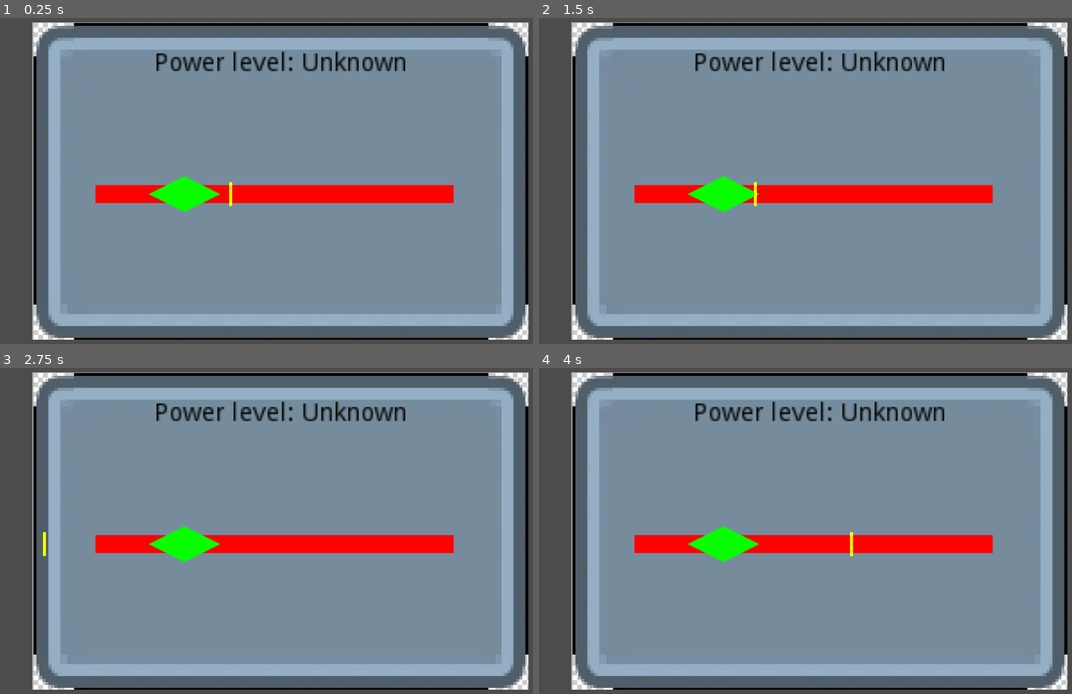
Above: before the commit, frames 1-4 (two rows, left to right).
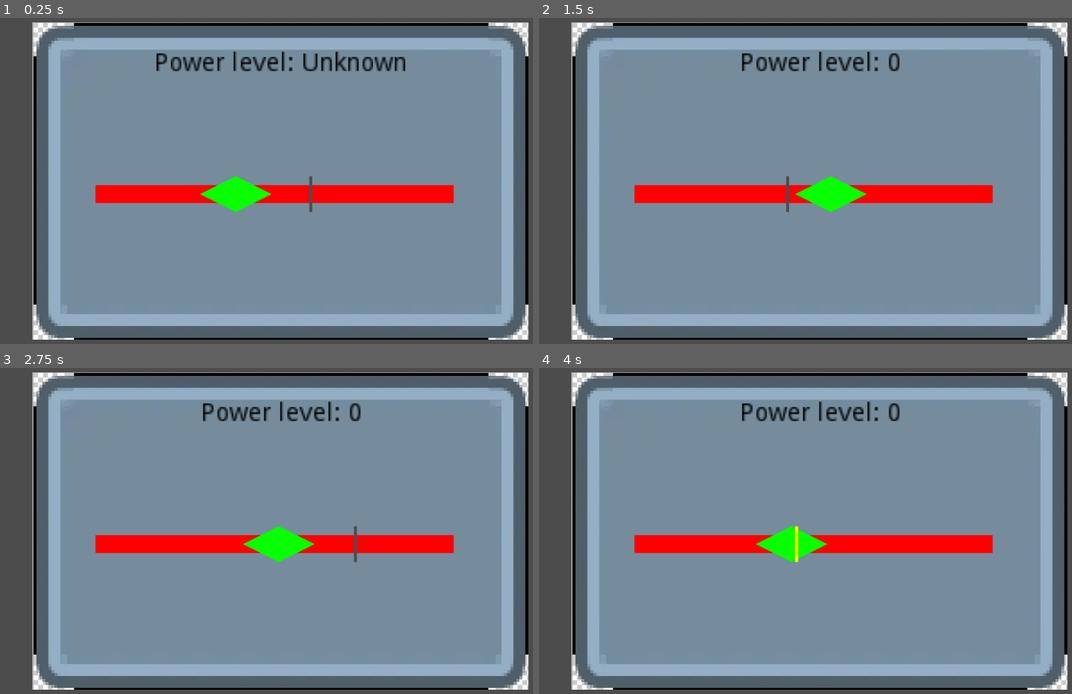
Above: after the commit, the same moments.

Repository: feyrkh/game-jam
Game: Godot game, scene res://props/powerStation/PowerStationControlPanel.tscn
The game is run twice, just before and just after one commit, with the same random seed, the same clock (stepped at 60 frames per second) and the same inputs. This scene is started directly instead of the project's main scene.
Inputs:
- Up to frame 1 (0.25 s): no input
- Up to frame 2 (1.5 s): tap Enter (ui_accept) at 0.5, 1.35 s; hold Right (ui_right) 0.53-1.28 s; hold Enter (ui_accept) 0.53-1.28 s; hold Down (ui_down) from 1.28 s (still down)
- Up to frame 3 (2.75 s): tap Enter (ui_accept) at 1.52, 1.82 s; release Down (ui_down) at 2.03 s; hold Right (ui_right) from 2.03 s (still down); hold Enter (ui_accept) from 2.03 s (still down)
- Up to frame 4 (4 s): release Right (ui_right) at 2.78 s; release Enter (ui_accept) at 2.78 s; hold Up (ui_up) 2.78-3.53 s; tap Enter (ui_accept) at 2.85, 3.02, 3.32 s; hold Left (ui_left) from 3.53 s (still down); hold Enter (ui_accept) from 3.53 s (still down)

The runs differ from the first frame. In frame 1, 1.5% of the frame differs, in the area x 27-59%, y 48-60%; in frame 2, 3.0%; in frame 3, 3.0%, in the area x 8-77%, y 10-60%; in frame 4, 3.0%.

Commit message:
Connected minigame to control panel power level, added difficulty params

Diff:
--- a/01_space_horror/project.godot
+++ b/01_space_horror/project.godot
@@ -9,6 +9,11 @@
 config_version=4
 
 _global_script_classes=[ {
+"base": "Node",
+"class": "BaseMinigame",
+"language": "GDScript",
+"path": "res://props/powerStation/minigame/BaseMinigame.gd"
+}, {
 "base": "Node2D",
 "class": "Interactable",
 "language": "GDScript",
@@ -25,6 +30,7 @@
 "path": "res://props/powerStation/PowerStationControlPanel.gd"
 } ]
 _global_script_class_icons={
+"BaseMinigame": "",
 "Interactable": "",
 "MixedModeCamera": "",
 "PowerStationControlPanel": ""
--- a/01_space_horror/props/powerStation/PowerStation.gd
+++ b/01_space_horror/props/powerStation/PowerStation.gd
@@ -2,6 +2,7 @@
 
 export(int) var powerLevel = 0 setget setPowerLevel
 const ControlPanelScene = preload("res://props/powerStation/PowerStationControlPanel.tscn")
+
 
 func setPowerLevel(var amt):
 	powerLevel = max(0, min(4, amt));
@@ -14,24 +15,19 @@
 			powerLevel = 0
 			$AnimatedSprite.play("noPower")
 
-func powerUp(controlPanel:PowerStationControlPanel):
-	setPowerLevel(powerLevel + 1)
-	controlPanel.setPowerLevel(powerLevel)
-
-
 func interact():
 	.interact()
 	disableUserInput()
 	var popup:PowerStationControlPanel = ControlPanelScene.instance()
 	popup.setPowerLevel(powerLevel)
 	popup.connect("controlPanelClosed", self, "restoreUserInput")
-	popup.connect("powerUp", self, "powerUp")
 	get_tree().get_nodes_in_group("ui_layer")[0].add_child(popup)
 
 func disableUserInput():
 	for player in get_tree().get_nodes_in_group("player"):
 		if player.has_method("disableInput"): player.disableInput()
 
-func restoreUserInput():
+func restoreUserInput(powerLevel):
+	setPowerLevel(powerLevel)
 	for player in get_tree().get_nodes_in_group("player"):
 		if player.has_method("enableInput"): player.enableInput()
--- a/01_space_horror/props/powerStation/PowerStationControlPanel.gd
+++ b/01_space_horror/props/powerStation/PowerStationControlPanel.gd
@@ -2,26 +2,41 @@
 
 class_name PowerStationControlPanel
 
-signal powerUp
 signal controlPanelOpened
 signal controlPanelClosed
 
-var powerLevel
+export var powerLevel = 0
+export var failureShakeSecondsPerPowerLevel = 0.3
+
+var shaking=0.0
 
 func _ready():
 	emit_signal("controlPanelOpened")
 	set_process_input(true)
 
+func _process(delta):
+	if shaking<=0: return
+	position.x = rand_range(-30, 30)
+	position.y = rand_range(-30, 30)
+	shaking -= delta
+	if shaking <= 0:
+		position.x = 0
+		position.y = 0
+
 func _unhandled_key_input(event):
-	if event.is_action_pressed("ui_accept"):
-		emit_signal("powerUp", self)
-		get_tree().set_input_as_handled()
-	elif event.is_action_pressed("ui_cancel"):
+	if event.is_action_pressed("ui_cancel"):
 		self.queue_free()
-		emit_signal("controlPanelClosed")
+		emit_signal("controlPanelClosed", powerLevel)
 		get_tree().set_input_as_handled()
 
 func setPowerLevel(newPowerLevel):
 	powerLevel = newPowerLevel
 	var powerLabel:Label = find_node("PowerLabel")
 	powerLabel.text = "Power level: "+str(newPowerLevel)
+
+func powerUp():
+	setPowerLevel(min(3, powerLevel+1))
+
+func powerDown():
+	setPowerLevel(max(0, powerLevel-1))
+	shaking = failureShakeSecondsPerPowerLevel * powerLevel + 0.05
--- a/01_space_horror/props/powerStation/PowerStationControlPanel.tscn
+++ b/01_space_horror/props/powerStation/PowerStationControlPanel.tscn
@@ -52,6 +52,14 @@
 
 [node name="SimpleLineGame" type="Node2D" parent="Minigame"]
 script = ExtResource( 3 )
+minSecondsPerBounce = 0.75
+markerSpeedIncreasePerDifficultyLevel = 0.2
+successLineMaxPercentOffsetFromCenter = 45
+markerInZoneColor = Color( 0.945098, 1, 0, 1 )
+markerOutOfZoneColor = Color( 0.313726, 0.305882, 0.305882, 1 )
+dangerLinePath = NodePath("DangerLine")
+successLinePath = NodePath("DangerLine/SuccessLine")
+markerPath = NodePath("DangerLine/Marker")
 
 [node name="DangerLine" type="Line2D" parent="Minigame/SimpleLineGame"]
 position = Vector2( 343.637, 187.043 )
@@ -66,6 +74,6 @@
 default_color = Color( 0.0313726, 1, 0, 1 )
 
 [node name="Marker" type="Line2D" parent="Minigame/SimpleLineGame/DangerLine"]
-points = PoolVector2Array( 0, -20, 0, 20 )
+points = PoolVector2Array( 0, -30, 0, 30 )
 width = 5.0
 default_color = Color( 0.992157, 1, 0, 1 )
--- /dev/null
+++ b/01_space_horror/props/powerStation/minigame/BaseMinigame.gd
@@ -0,0 +1,16 @@
+extends Node
+class_name BaseMinigame
+
+var isSetup = false
+var difficultyLevel:int
+var controlPanel:PowerStationControlPanel
+
+func _ready():
+	setupGame()
+
+func setupGame():
+	randomize()
+	if controlPanel == null:
+		controlPanel = find_parent("PowerStationControlPanel")
+	difficultyLevel = controlPanel.powerLevel
+	isSetup = true
--- a/01_space_horror/props/powerStation/minigame/SimpleLineGame.gd
+++ b/01_space_horror/props/powerStation/minigame/SimpleLineGame.gd
@@ -1,4 +1,16 @@
-extends Node2D
+extends BaseMinigame
+
+enum MarkerMoveStyle {Bounce, WrapLeft, WrapRight}
+
+export var minSecondsPerBounce = 0.5
+export var maxSecondsPerBounce = 2.0
+export var markerSpeedIncreasePerDifficultyLevel = 0.2
+export(MarkerMoveStyle) var markerMoveStyle = MarkerMoveStyle.Bounce
+export var successWidth = 60
+export var successDifficultyPenalty = 15
+export var successLineMaxPercentOffsetFromCenter = 100
+export(Color) var markerInZoneColor = Color(0, 1.0, 1.0, 1.0)
+export(Color) var markerOutOfZoneColor = Color(1.0, 0, 0, 1.0)
 
 var markerPixelsPerSec
 var successLineStart
@@ -7,38 +19,87 @@
 var markerResetStyleBounce
 var markerDirection
 
-onready var dangerLine:Line2D = $DangerLine
-onready var successLine:Line2D = $DangerLine/SuccessLine
-onready var marker:Line2D = $DangerLine/Marker
 
-# Called when the node enters the scene tree for the first time.
-func _ready():
-	randomize()
-	setupGame(0)
+export(NodePath) var dangerLinePath
+export(NodePath) var successLinePath
+export(NodePath) var markerPath
+var dangerLine:Line2D
+var successLine:Line2D
+var marker:Line2D
 
-func _process(delta):
-	var newMarkerX = marker.points[0].x + (markerDirection * markerPixelsPerSec * delta)
-	newMarkerX = max(dangerLine.points[0].x, newMarkerX)
-	newMarkerX = min(dangerLine.points[-1].x, newMarkerX)
-	print_debug("newMarkerX: ", newMarkerX)
-	marker.points[0].x = newMarkerX
-	marker.points[1].x = newMarkerX
-	if newMarkerX == dangerLine.points[0].x: markerDirection = 1
-	if newMarkerX == dangerLine.points[1].x: markerDirection = -1
+func setupGame():
+	.setupGame()
+	dangerLine = get_node(dangerLinePath)
+	successLine = get_node(successLinePath)
+	marker = get_node(markerPath)
+	match randi()%4:
+		0,1: markerMoveStyle = MarkerMoveStyle.Bounce
+		2: markerMoveStyle = MarkerMoveStyle.WrapLeft
+		3: markerMoveStyle = MarkerMoveStyle.WrapRight
 
-func setupGame(powerLevel:int):
-	marker.position.x = rand_range(dangerLine.points[0].x, dangerLine.points[-1].x)
-	var successLineWidth = 60 - 15*powerLevel
-	var maxSuccessLinePosition = dangerLine.points[-1].x - successLineWidth
+	moveMarkerTo(rand_range(dangerLine.points[0].x, dangerLine.points[-1].x))
+
+	var successLineWidth = successWidth - successDifficultyPenalty*difficultyLevel
+	var maxSuccessLinePosition = (successLineMaxPercentOffsetFromCenter/100.0 * (dangerLine.points[-1].x - successLineWidth))
 	var successLineOffset = rand_range(-maxSuccessLinePosition, maxSuccessLinePosition)
 	successLine.points[1].x = successLineOffset
 	successLine.points[0].x = successLineOffset-successLineWidth
 	successLine.points[2].x = successLineOffset+successLineWidth
-	markerPixelsPerSec = rand_range(200, 400) + 30 * powerLevel
+	var secondsPerBounce = rand_range(minSecondsPerBounce, maxSecondsPerBounce) -  (markerSpeedIncreasePerDifficultyLevel * difficultyLevel)
+	markerPixelsPerSec = (dangerLine.points[-1].x - dangerLine.points[0].x)/secondsPerBounce
 	markerDirection = randi() % 2
 	if markerDirection == 0: markerDirection = -1
 
+func _unhandled_key_input(event):
+	if event.is_action_pressed("ui_accept"):
+		if markerInsideSuccessZone():
+			controlPanel.powerUp()
+		else:
+			controlPanel.powerDown()
+		setupGame()
+		get_tree().set_input_as_handled()
 
+func markerInsideSuccessZone():
+	var markerX = marker.points[0].x
+	return (markerX >= successLine.points[0].x) and (markerX <= successLine.points[-1].x)
+
+func moveMarkerTo(xCoord):
+	marker.points[0].x = xCoord
+	marker.points[1].x = xCoord
+	setMarkerColor()
+
+func setMarkerColor():
+	if markerInsideSuccessZone():
+		marker.default_color = markerInZoneColor
+	else:
+		marker.default_color = markerOutOfZoneColor
+
+func _process(delta):
+	if !isSetup: return
+	match markerMoveStyle:
+		MarkerMoveStyle.Bounce: processBounceMove(delta)
+		MarkerMoveStyle.WrapLeft: processWrapLeftMove(delta)
+		MarkerMoveStyle.WrapRight: processWrapRightMove(delta)
+
+func processBounceMove(delta):
+	var newMarkerX = marker.points[0].x + (markerDirection * markerPixelsPerSec * delta)
+	newMarkerX = max(dangerLine.points[0].x, newMarkerX)
+	newMarkerX = min(dangerLine.points[-1].x, newMarkerX)
+	moveMarkerTo(newMarkerX)
+	if newMarkerX == dangerLine.points[0].x: markerDirection = 1
+	if newMarkerX == dangerLine.points[1].x: markerDirection = -1
+
+func processWrapLeftMove(delta):
+	var newMarkerX = marker.points[0].x - (markerPixelsPerSec * delta)
+	newMarkerX = max(dangerLine.points[0].x, newMarkerX)
+	moveMarkerTo(newMarkerX)
+	if newMarkerX == dangerLine.points[0].x: moveMarkerTo(dangerLine.points[-1].x)
+
+func processWrapRightMove(delta):
+	var newMarkerX = marker.points[0].x + (markerPixelsPerSec * delta)
+	newMarkerX = min(dangerLine.points[-1].x, newMarkerX)
+	moveMarkerTo(newMarkerX)
+	if newMarkerX == dangerLine.points[-1].x: moveMarkerTo(dangerLine.points[0].x)
 
 # Called every frame. 'delta' is the elapsed time since the previous frame.
 #func _process(delta):
